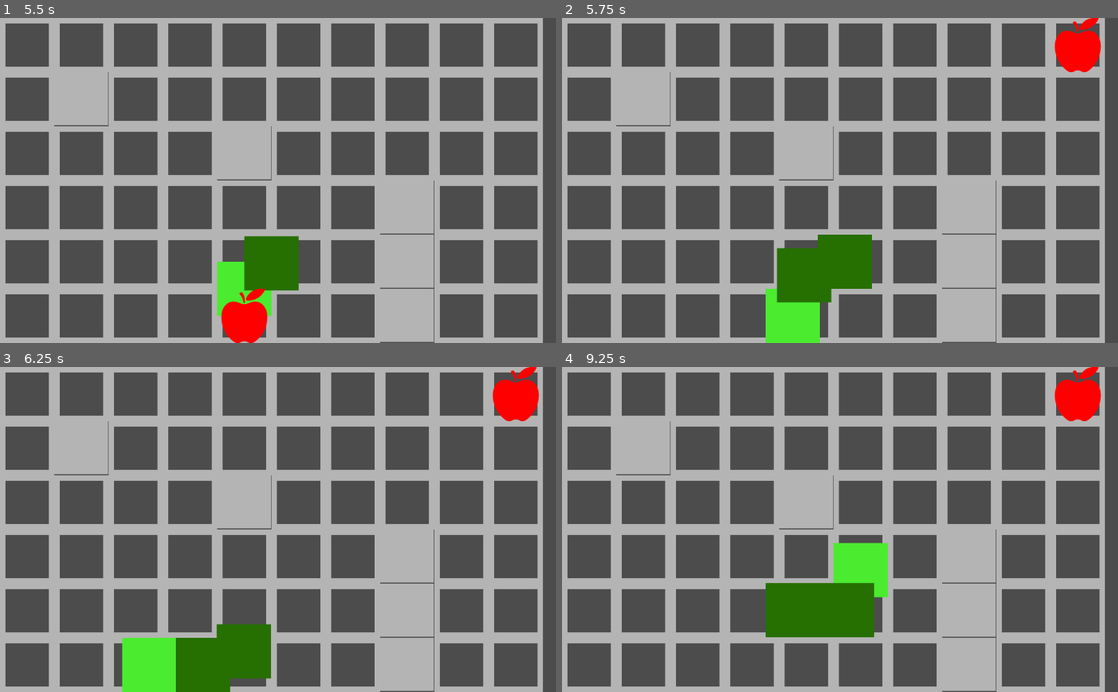
Above: before the commit, frames 1-4 (two rows, left to right).
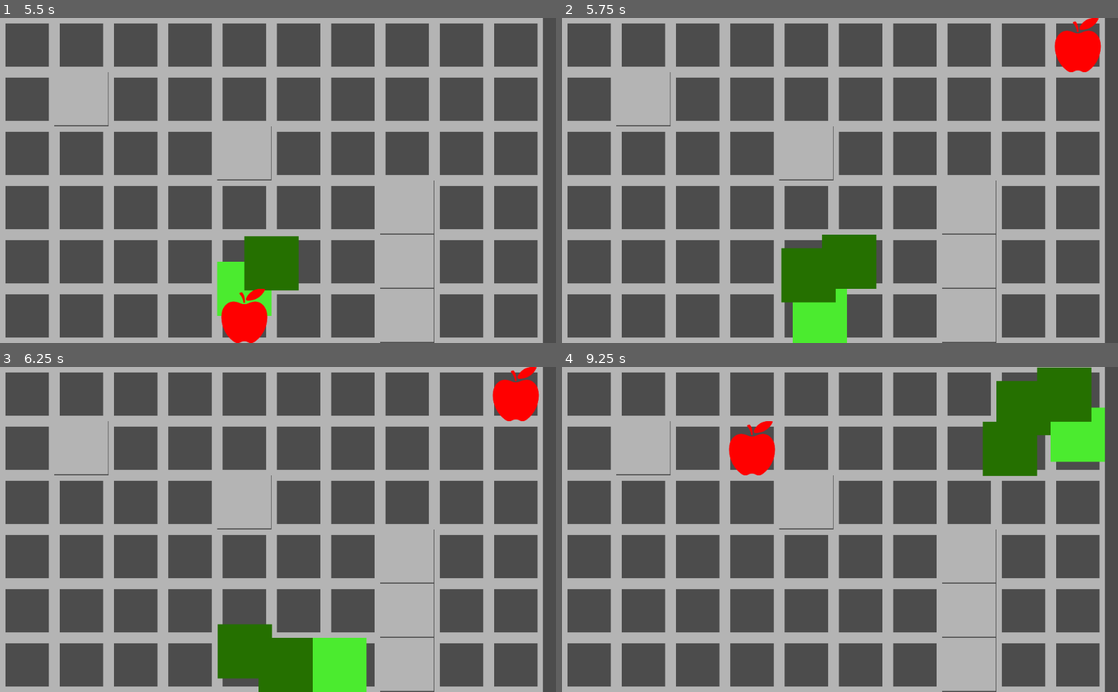
Above: after the commit, the same moments.

Repository: davesilva/ludum-dare-56
Game: Godot game, scene res://game/contexts/gameplay_context/gameplay_context.tscn
Two runs of this game, one before a commit and one after it. Both use one fixed random seed, a clock stepped at 60 frames per second and the inputs below. This scene is started directly instead of the project's main scene.
Inputs (mouse positions are in pixels of both pictures, inside the frame that each line leads up to):
- Up to frame 1 (5.5 s): move the mouse to (400, 164) at 0.52 s; hold D (standard_move_right) 0.53-1.28 s; hold = (test_overlay_add) 0.53-1.28 s; click (400, 164) at 0.67 s; move the mouse to (166, 196) at 1.27 s; hold F (juice_press_test_feedback) 1.28-2.03 s; tap - (test_overlay_dismiss) at 1.35 s; move the mouse to (333, 109) at 2.02 s; hold D (standard_move_right) 2.03-2.78 s; hold Backspace (test_overlay_dismiss_all) 2.03-2.78 s; move the mouse to (250, 245) at 2.77 s; hold W (standard_move_up) 2.78-3.53 s; tap = (test_overlay_add) at 2.85 s; click (250, 245) at 2.92 s; move the mouse to (444, 229) at 3.52 s; hold - (test_overlay_dismiss) 3.53-4.28 s; hold A (standard_move_left) 3.53-5.03 s; move the mouse to (111, 131) at 4.27 s; tap Backspace (test_overlay_dismiss_all) at 4.35 s; move the mouse to (305, 180) at 5.02 s; hold F (juice_press_test_feedback) from 5.03 s (still down); hold = (test_overlay_add) from 5.03 s (still down); click (305, 180) at 5.17 s
- Up to frame 2 (5.75 s): keep holding F (juice_press_test_feedback); keep holding = (test_overlay_add)
- Up to frame 3 (6.25 s): move the mouse to (194, 448) at 5.77 s; release F (juice_press_test_feedback) at 5.78 s; release = (test_overlay_add) at 5.78 s; hold D (standard_move_right) from 5.78 s (still down); tap - (test_overlay_dismiss) at 5.85 s
- Up to frame 4 (9.25 s): move the mouse to (962, 513) at 6.52 s; release D (standard_move_right) at 6.53 s; hold W (standard_move_up) 6.53-7.28 s; hold Backspace (test_overlay_dismiss_all) 6.53-7.28 s; move the mouse to (728, 545) at 7.27 s; hold D (standard_move_right) 7.28-8.03 s; tap = (test_overlay_add) at 7.35 s; click (728, 545) at 7.42 s; move the mouse to (895, 458) at 8.02 s; hold F (juice_press_test_feedback) 8.03-8.78 s; hold - (test_overlay_dismiss) 8.03-8.78 s; move the mouse to (812, 594) at 8.77 s; hold A (standard_move_left) from 8.78 s (still down); tap Backspace (test_overlay_dismiss_all) at 8.85 s

Frame 1 is identical in both runs. In frame 2, 1.7% of the frame differs, in the area x 36-57%, y 66-100%; in frame 3, 6.0%; in frame 4, 11%, in the area x 30-98%, y 0-84%.

Commit message:
Make the AI better???

Diff:
--- a/game/contexts/gameplay_context/gameplay_context.gd
+++ b/game/contexts/gameplay_context/gameplay_context.gd
@@ -2,6 +2,7 @@
 class_name GameplayContext
 
 const CONTEXT_ID = "context.gameplay"
+export (PackedScene) var snake_scene
 
 onready var apple = $apple
 #onready var gameplay_context_ui = $"Gameplay-Context-UI-Root/CanvasLayer/Gameplay-Context-UI"
@@ -13,6 +14,8 @@
 func _ready():
 	place_target()
 	Game.events.snake.connect("target_captured", self, "_on_target_captured")
+	Game.events.snake.connect("snake_doomed", self, "_on_snake_doomed")
+
 
 
 func place_target() -> void:
@@ -23,3 +26,9 @@
 
 func _on_target_captured() -> void:
 	place_target()
+
+func _on_snake_doomed() -> void:
+	var snake = Game.entity_service.get_snake_root_node()
+	snake.queue_free()
+	var snake_head_node = snake_scene.instance()
+	self.add_child(snake_head_node)
--- a/game/contexts/gameplay_context/gameplay_context.tscn
+++ b/game/contexts/gameplay_context/gameplay_context.tscn
@@ -7,6 +7,7 @@
 
 [node name="GameContext" type="Node"]
 script = ExtResource( 1 )
+snake_scene = ExtResource( 3 )
 
 [node name="GameWorld" parent="." instance=ExtResource( 2 )]
 
--- a/game/entities/snake/snake_head.gd
+++ b/game/entities/snake/snake_head.gd
@@ -52,7 +52,7 @@
 	move_to_tile_position(next_tile_position, speed)
 	move_segments()
 	current_direction = next_direction
-	emit_signal("completed_body_move")
+	Game.events.snake.emit_signal("completed_body_move")
 
 
 func move_segments():
@@ -74,17 +74,14 @@
 	should_move = true
 
 func _get_backup_direction():
-	if current_direction == Vector2.UP and tile_position.y == 0 or current_direction == Vector2.DOWN and tile_position.y == 5:
-		if tile_position.x == 0:
-			return Vector2.RIGHT
-		else:
-			return Vector2.LEFT
-	if current_direction == Vector2.LEFT and tile_position.x == 0 or current_direction == Vector2.RIGHT and tile_position.x == 9:
-		if tile_position.y == 0:
-			return Vector2.DOWN
-		else:
-			return Vector2.UP
-	return current_direction
+	var route = Game.world_service.find_valid_target(tile_position)
+	if route.empty():
+		Game.events.snake.emit_signal("snake_doomed")
+		# this shouldn't matter
+		return current_direction
+	route.remove(0)
+	return route[0] - tile_position
+
 
 func _on_new_target_placed(p_target_tile_position: Vector2) -> void:
 	target_tile_position = p_target_tile_position
--- a/game/events/events.gd
+++ b/game/events/events.gd
@@ -34,6 +34,8 @@
 
 class SnakeEvents:
 	signal target_captured()
+	signal snake_doomed()
+	signal completed_body_move()
 
 
 class RoundEvents:
--- a/game/services/world_service.gd
+++ b/game/services/world_service.gd
@@ -35,7 +35,7 @@
 	initialize_a_star()
 
 func connect_snake_signals(snake_head: SnakeHead) -> void:
-	snake_head.connect("completed_body_move", self, "_on_snake_completed_move")
+	Game.events.snake.connect("completed_body_move", self, "_on_snake_completed_move")
 
 	for p in a_star.get_points():
 		var point_label = Label.new()
@@ -81,7 +81,7 @@
 	return get_global_tile_position(tile_position)
 
 
-func _on_snake_completed_move(prev_pos, cur_pos) -> void:
+func _on_snake_completed_move() -> void:
 	add_snake_to_astar()
 
 func add_snake_to_astar() -> void:
@@ -99,6 +99,23 @@
 	var to_id = tile_pos_to_idx(to)
 	var route =  a_star.get_point_path(from_id, to_id)
 	return route
+
+func find_valid_target(from: Vector2) -> PoolVector2Array:
+	var from_id = tile_pos_to_idx(from)
+	var corners = [
+		tile_pos_to_idx(Vector2(0, 0)),
+		tile_pos_to_idx(Vector2(WIDTH-1, 0)),
+		tile_pos_to_idx(Vector2(WIDTH-1, HEIGHT-1)),
+		tile_pos_to_idx(Vector2(0, HEIGHT-1))
+	]
+	var route = PoolVector2Array()
+	for p in corners + a_star.get_points():
+		if not a_star.is_point_disabled(p) and not p == from_id:
+			route = a_star.get_point_path(from_id, p)
+			if not route.empty():
+				return route
+	return PoolVector2Array()
+
 
 func tile_pos_to_idx(p: Vector2) -> int:
 	return p.y * WIDTH + p.x
